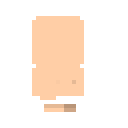
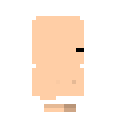
The second 128 × 128 image is a revision of the first. Changes to its layers:
added layer "Layer 3" above "Layer 1" over bbox(76, 48, 84, 52)
